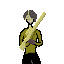
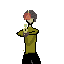
Layer changes from the first 64px x 64px image to the second:
added layer "Aiming" above "Standby" over [16, 13, 41, 50]
renamed "full-portrait" to "Standby", hid it over [19, 12, 46, 50]
hid "Background" over [16, 12, 46, 50]
